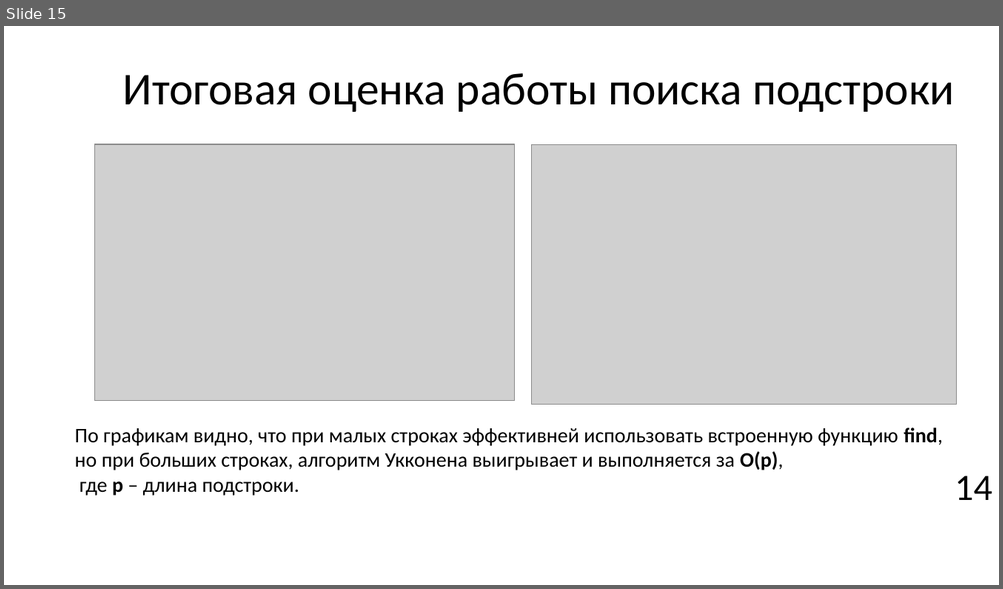
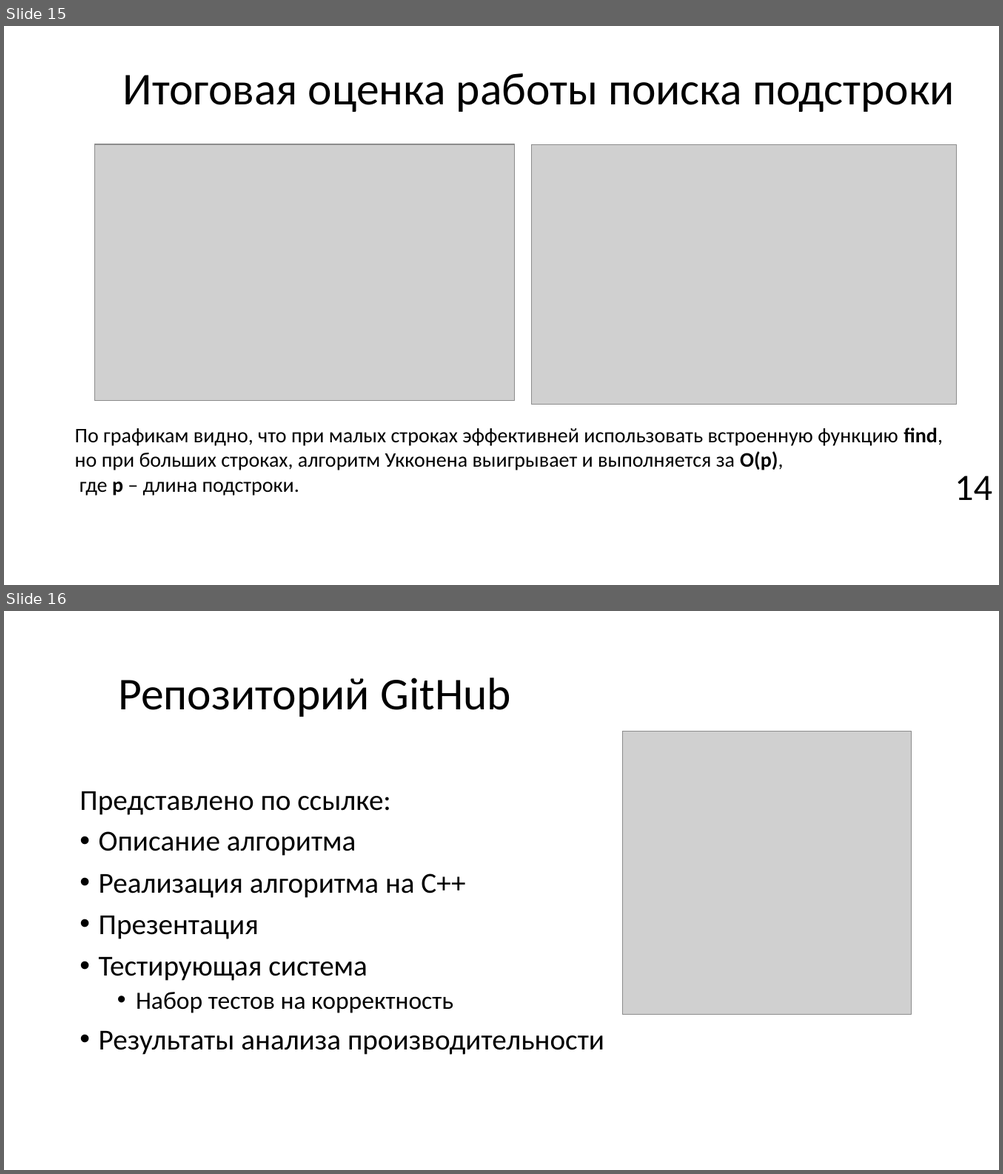
Before and after one commit to Pompon-Den/Suff-Tree-Algorithm-Ykkonen, a slide deck: Algorithm Ykkonena.pptx. Shown one above the other, each under a label of ours: slide 15 before the commit, slides 15 and 16 after it. The pictures are 1003x589 and 1003x1174 pixels, drawn with LibreOffice and Linux fonts; fonts in the diff are those of the drawing; grey boxes stand for pictures; background and template pictures are left out. Boxes give left, top, right and bottom in pixels: in the first picture for what was removed or moved away, otherwise in the second. Text is boxed around its words. In the diff, an @@ line names an element or a change of style, - is before the commit and + after.

```diff
--- a/Algorithm Ykkonena.pptx
+++ b/Algorithm Ykkonena.pptx
@@ slide 16 added at box(4, 611, 999, 1170), background picture (left out) @@
@@ title added at box(118, 678, 512, 717), 44 pt, text #000000 @@
+Репозиторий GitHub
@@ picture added at box(623, 732, 911, 1015) @@
@@ text added at box(79, 792, 604, 1055), 28 pt, text #000000 @@
+Представлено по ссылке:
+• Описание алгоритма
+• Реализация алгоритма на C++
+• Презентация
+• Тестирующая система
+  • Набор тестов на корректность
+• Результаты анализа производительности
```
Also in this commit, not shown: 8 slides changed, 3 other slides added, 1 slide removed, 3 other files.
